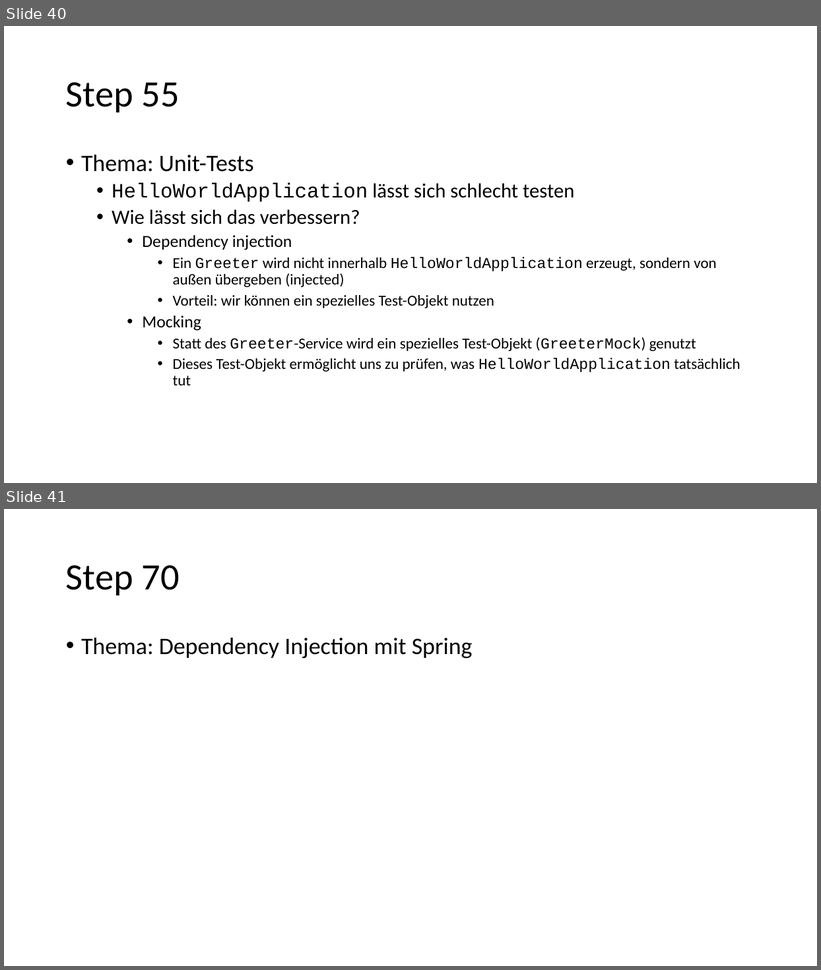
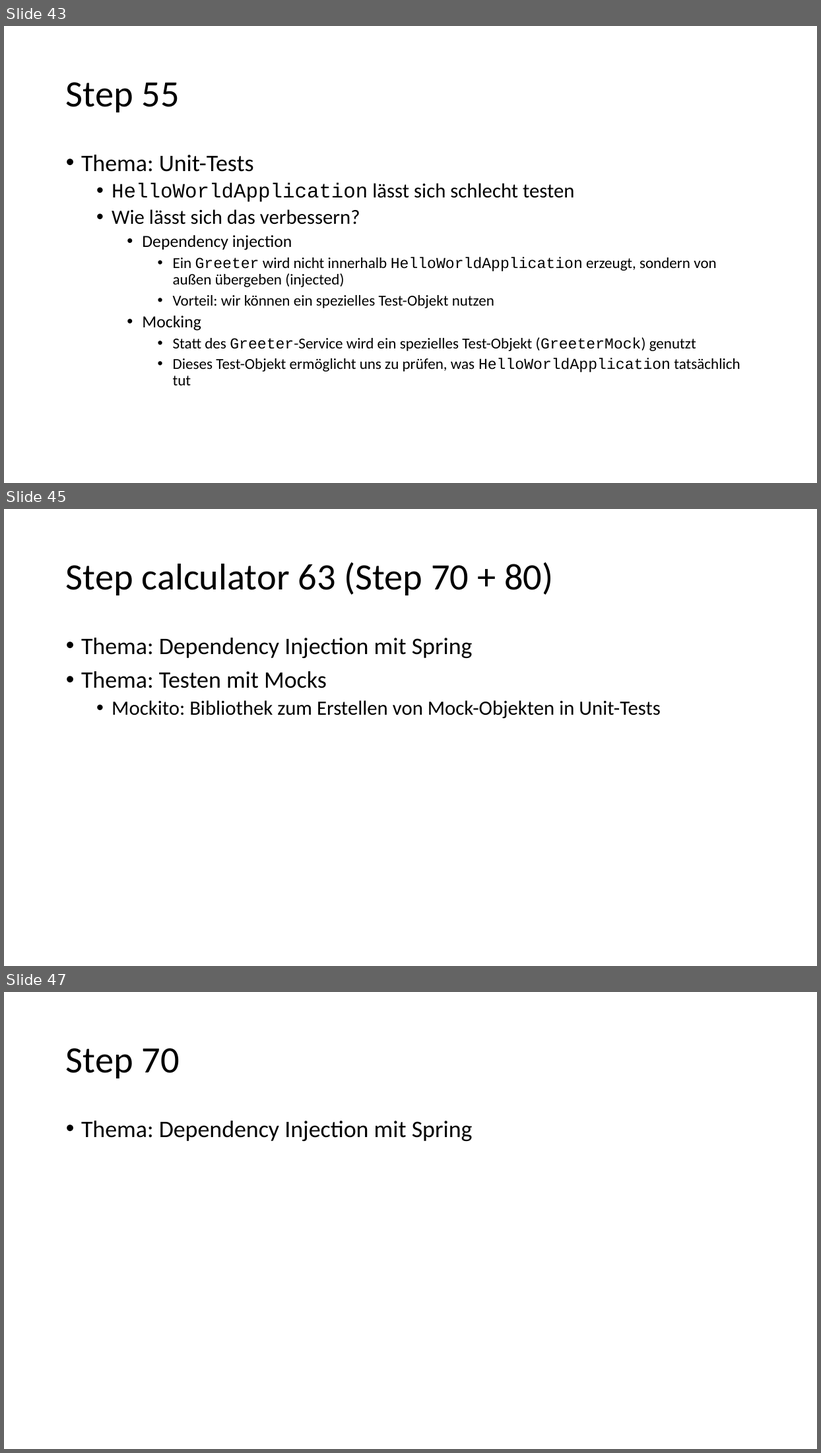
Before and after one commit to igeldo/PR4-SoSe23, a slide deck: Java-Starter.pptx. Shown one above the other, each under a label of ours: slides 40 and 41 before the commit, slides 43, 45 and 47 after it; the slides between them are not shown. The pictures are 821x970 and 821x1453 pixels, drawn with LibreOffice and Linux fonts; fonts in the diff are those of the drawing. Boxes give left, top, right and bottom in pixels: in the first picture for what was removed or moved away, otherwise in the second. Text is boxed around its words. In the diff, an @@ line names an element or a change of style, - is before the commit and + after.

```diff
--- a/Java-Starter.pptx
+++ b/Java-Starter.pptx
@@ slide 45 added at [4, 509, 817, 966], background #FFFFFF @@
@@ title added at [66, 562, 553, 595], 44 pt, text #000000 @@
+Step calculator 63 (Step 70 + 80)
@@ text added at [81, 638, 660, 719], 24 pt, text #000000 @@
+• Thema: Dependency Injection mit Spring
+• Thema: Testen mit Mocks
+  • Mockito: Bibliothek zum Erstellen von Mock-Objekten in Unit-Tests
@@ what was slide 40 is now slide 43 @@
@@ what was slide 41 is now slide 47 @@
```
Also in this commit, not shown: 3 slides changed, 11 other slides added.
